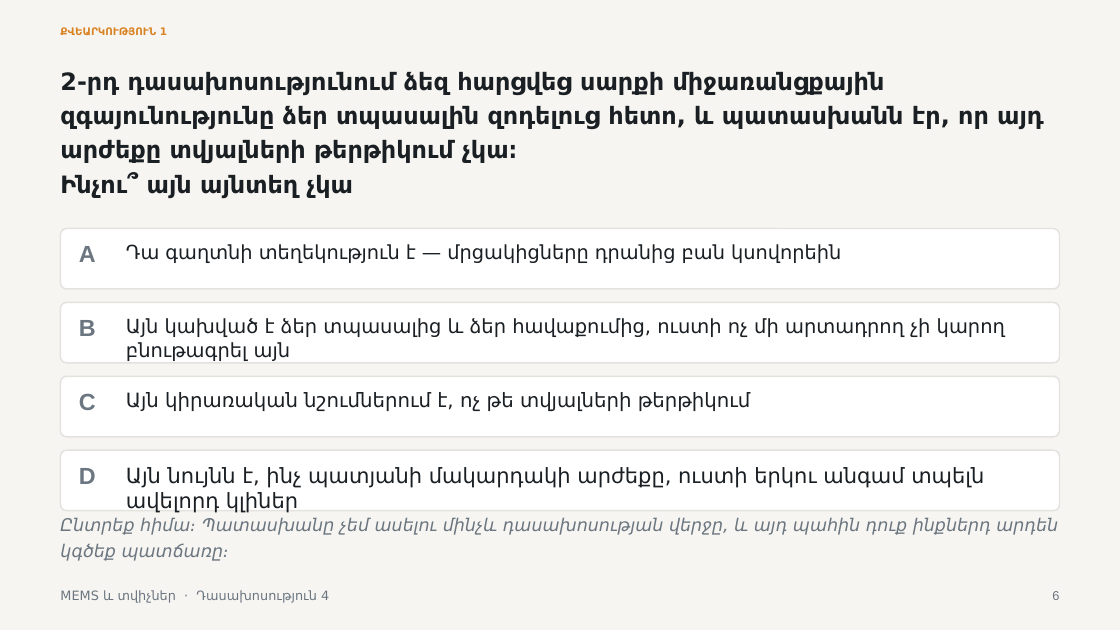
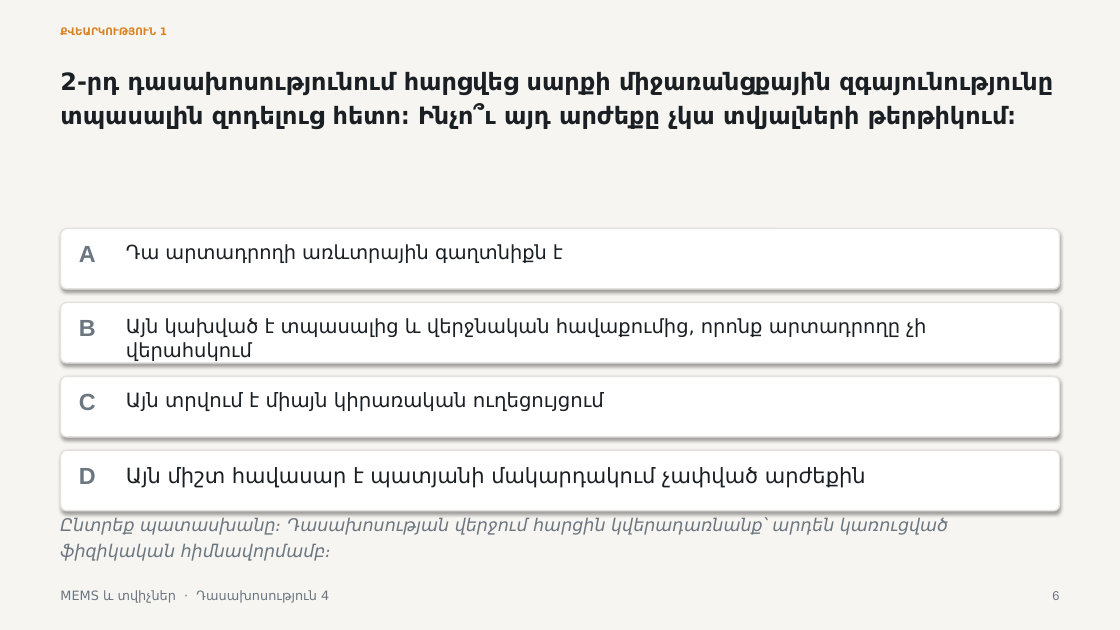
Before and after one commit to Vhovh99/mems-and-sensors-subject, a slide deck: slide 6 of lectures/lecture-04/output/L4-MEMS-structures-transduction-and-packaging-HY.pptx. Drawn at 1120x630 pixels with LibreOffice and Linux fonts; fonts in the diff are those of the drawing. Boxes give left, top, right and bottom in pixels: in the first picture for what was removed or moved away, otherwise in the second. Text is boxed around its words. In the diff, an @@ line names an element or a change of style, - is before the commit and + after.

```diff
--- a/lectures/lecture-04/output/L4-MEMS-structures-transduction-and-packaging-HY.pptx
+++ b/lectures/lecture-04/output/L4-MEMS-structures-transduction-and-packaging-HY.pptx
@@ text at (x1=60, y1=72, x2=1053, y2=129): text changed @@
-2-րդ դասախոսությունում ձեզ հարցվեց սարքի միջառանցքային զգայունությունը ձեր տպասալին զոդելուց հետո, և պատասխանն էր, որ այդ արժեքը տվյալների թերթիկում չկա։
-Ինչու՞ այն այնտեղ չկա
+2-րդ դասախոսությունում հարցվեց սարքի միջառանցքային զգայունությունը տպասալին զոդելուց հետո։ Ինչո՞ւ այդ արժեքը չկա տվյալների թերթիկում։
@@ text at (x1=126, y1=244, x2=563, y2=263): text changed @@
-Դա գաղտնի տեղեկություն է — մրցակիցները դրանից բան կսովորեին
+Դա արտադրողի առևտրային գաղտնիքն է
@@ text at (x1=126, y1=318, x2=926, y2=361): text changed @@
-Այն կախված է ձեր տպասալից և ձեր հավաքումից, ուստի ոչ մի արտադրող չի կարող բնութագրել այն
+Այն կախված է տպասալից և վերջնական հավաքումից, որոնք արտադրողը չի վերահսկում
@@ text at (x1=126, y1=392, x2=604, y2=411): text changed @@
-Այն կիրառական նշումներում է, ոչ թե տվյալների թերթիկում
+Այն տրվում է միայն կիրառական ուղեցույցում
@@ shadow on in 5 elements at (x1=0, y1=0, x2=1120, y2=630), (x1=60, y1=229, x2=1060, y2=289), (x1=60, y1=302, x2=1060, y2=363), (x1=60, y1=376, x2=1060, y2=437), (x1=60, y1=450, x2=1060, y2=511) @@
@@ text at (x1=126, y1=467, x2=866, y2=488): text changed @@
-Այն նույնն է, ինչ պատյանի մակարդակի արժեքը, ուստի երկու անգամ տպելն ավելորդ կլիներ
+Այն միշտ հավասար է պատյանի մակարդակում չափված արժեքին
@@ text at (x1=60, y1=518, x2=948, y2=561): text changed @@
-Ընտրեք հիմա։ Պատասխանը չեմ ասելու մինչև դասախոսության վերջը, և այդ պահին դուք ինքներդ արդեն կգծեք պատճառը։
+Ընտրեք պատասխանը։ Դասախոսության վերջում հարցին կվերադառնանք՝ արդեն կառուցված ֆիզիկական հիմնավորմամբ։
```
Also in this commit, not shown: 41 other slides changed, 4 other files.
